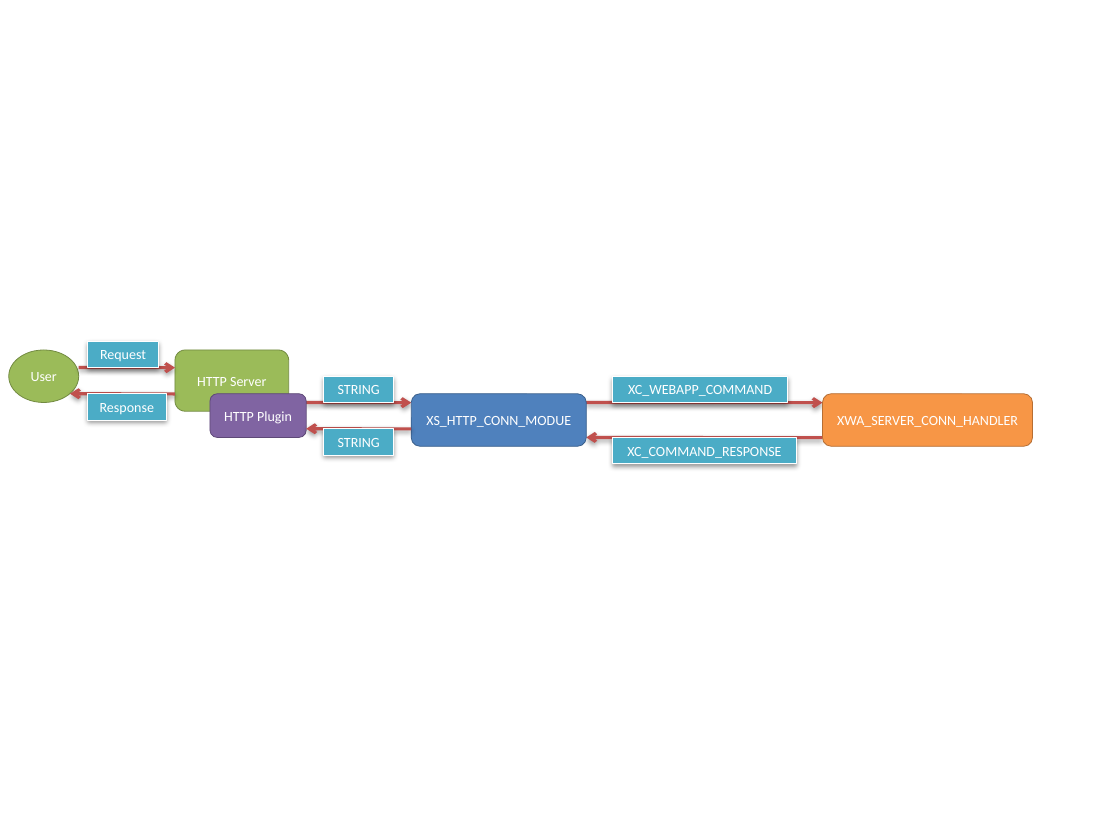
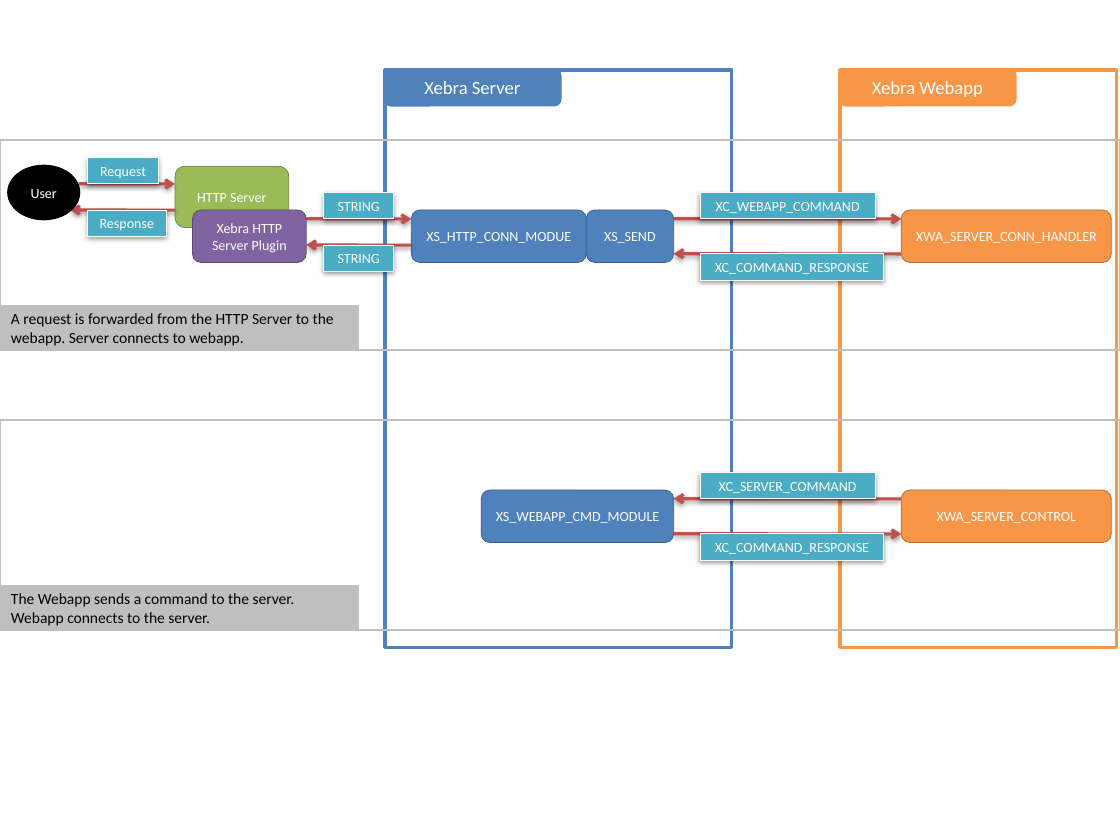
Before and after one commit to EiffelSoftware/libraries, a slide deck: slide 1 of Src/framework/web/xebra/doc/XebraNetwork.pptx. Drawn at 1120x840 pixels with LibreOffice and Linux fonts; fonts in the diff are those of the drawing. Boxes give left, top, right and bottom in pixels: in the first picture for what was removed or moved away, otherwise in the second. Text is boxed around its words. In the diff, an @@ line names an element or a change of style, - is before the commit and + after.

```diff
--- a/Src/framework/web/xebra/doc/XebraNetwork.pptx
+++ b/Src/framework/web/xebra/doc/XebraNetwork.pptx
@@ rectangle added at (x1=385, y1=69, x2=732, y2=647), fill #FFFFFF, outline #4F81BD 2 pt @@
@@ rounded rectangle added at (x1=385, y1=69, x2=560, y2=104), fill #4F81BD, outline #4F81BD 2 pt, 12 pt, text #FFFFFF @@
+Xebra Server
@@ rectangle added at (x1=840, y1=69, x2=1117, y2=647), fill #FFFFFF, outline #F79646 2 pt @@
@@ rounded rectangle added at (x1=840, y1=69, x2=1015, y2=104), fill #F79646, outline #F79646 2 pt, 12 pt, text #FFFFFF @@
+Xebra Webapp
@@ rectangle added at (x1=0, y1=140, x2=1120, y2=351), outline #BFBFBF 1 pt @@
@@ ellipse "User" at (x1=9, y1=166, x2=78, y2=218): fill #9BBB59 to #000000; outline #738A42 0.5 pt to #000000 2 pt @@
@@ rounded rectangle "Xebra HTTP Server Plugin" resized from (x1=209, y1=394, x2=306, y2=438) to (x1=193, y1=209, x2=307, y2=262) @@
@@ rounded rectangle added at (x1=586, y1=209, x2=673, y2=262), fill #4F81BD, outline #3A5F8C 0.5 pt, 9 pt, text #FFFFFF @@
+XS_SEND
@@ rectangle "XC_WEBAPP_COMMAND" moved from (x1=613, y1=376, x2=787, y2=402) to (x1=700, y1=193, x2=875, y2=218) @@
@@ rounded rectangle "XWA_SERVER_CONN_HANDLER" moved from (x1=822, y1=394, x2=1033, y2=447) to (x1=902, y1=209, x2=1112, y2=262) @@
@@ text in rounded rectangle at (x1=212, y1=223, x2=287, y2=253): text changed @@
-HTTP Plugin
+Xebra HTTP Server Plugin
@@ 4 rectangles, 4 arrows, 2 rounded rectangles, 1 ellipse moved together from (x1=9, y1=342, x2=586, y2=455) to (x1=9, y1=158, x2=586, y2=271) @@
@@ arrow moved from (586, 402) - (822, 403) to (674, 218) - (902, 218) @@
@@ arrow moved from (822, 438) - (586, 438) to (902, 254) - (674, 254) @@
@@ rectangle "XC_COMMAND_RESPONSE" moved from (x1=613, y1=438, x2=796, y2=464) to (x1=700, y1=254, x2=884, y2=280) @@
@@ rectangle added at (x1=0, y1=306, x2=358, y2=349), fill #BFBFBF, outline #BFBFBF 1 pt, 10 pt, text #000000 @@
+A request is forwarded from the HTTP Server to the webapp. Server connects to webapp.
@@ rectangle added at (x1=0, y1=420, x2=1120, y2=631), outline #BFBFBF 1 pt @@
@@ rectangle added at (x1=700, y1=473, x2=875, y2=498), fill #4BACC6, outline #FFFFFF 0.5 pt, 9 pt, text #FFFFFF @@
+XC_SERVER_COMMAND
@@ rounded rectangle added at (x1=482, y1=491, x2=674, y2=543), fill #4F81BD, outline #3A5F8C 0.5 pt, 9 pt, text #FFFFFF @@
+XS_WEBAPP_CMD_MODULE
@@ arrow added from (902, 498) to (674, 498), #C0504D 2 pt @@
@@ rounded rectangle added at (x1=902, y1=491, x2=1112, y2=543), fill #F79646, outline #B76F34 0.5 pt, 9 pt, text #FFFFFF @@
+XWA_SERVER_CONTROL
@@ arrow added from (674, 534) to (902, 534), #C0504D 2 pt @@
@@ rectangle added at (x1=700, y1=534, x2=884, y2=560), fill #4BACC6, outline #FFFFFF 0.5 pt, 9 pt, text #FFFFFF @@
+XC_COMMAND_RESPONSE
@@ rectangle added at (x1=0, y1=586, x2=358, y2=629), fill #BFBFBF, outline #BFBFBF 1 pt, 10 pt, text #000000 @@
+The Webapp sends a command to the server. Webapp connects to the server.
```
Also in this commit, not shown: 1 other file.
